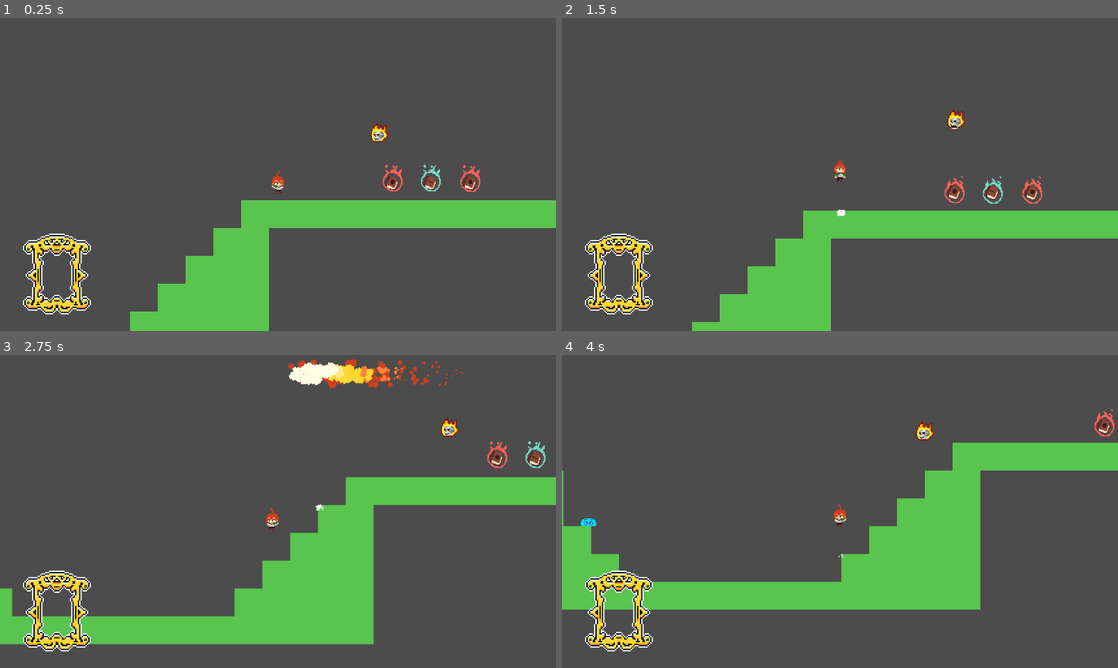
Above: before the commit, frames 1-4 (two rows, left to right).
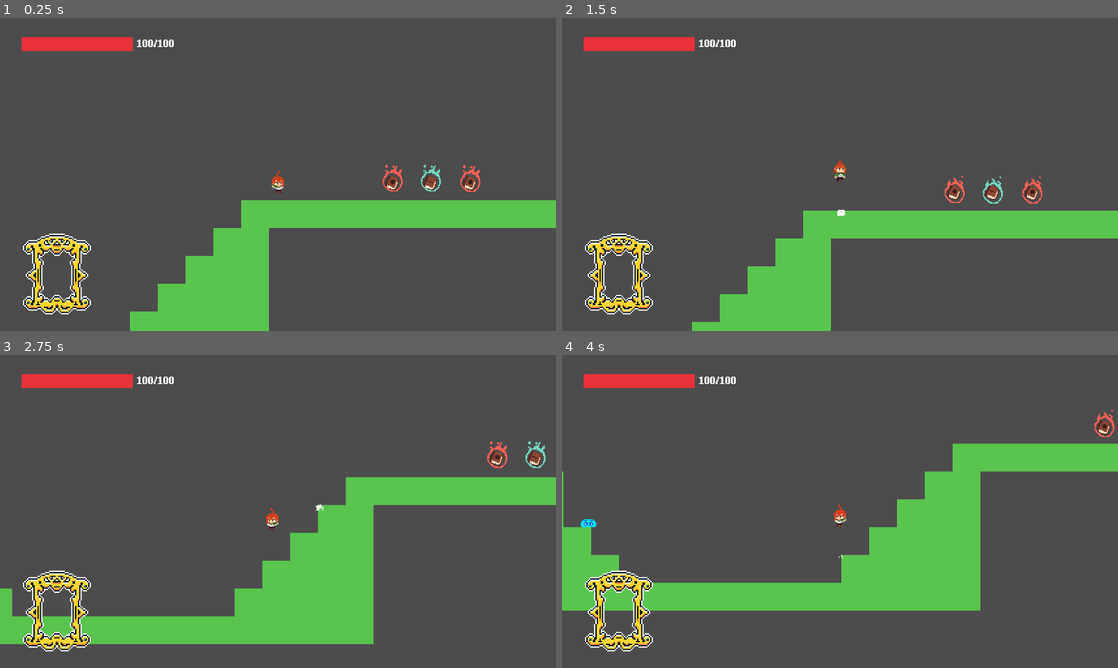
Above: after the commit, the same moments.

Repository: sethburch/Daynight
Game: Godot game, scene res://scenes/World.tscn
Same seed, same stepped clock (60 frames per second), same inputs: the game is played once before the commit and once after it.
Inputs (mouse positions are in pixels of both pictures, inside the frame that each line leads up to):
- Up to frame 1 (0.25 s): no input
- Up to frame 2 (1.5 s): move the mouse to (962, 158) at 0.52 s; hold Q (inventory_right) from 0.53 s (still down); tap E (cast) at 0.6 s; tap Space (jump) at 0.77, 0.8, 1.07, 1.35 s; move the mouse to (728, 190) at 1.27 s
- Up to frame 3 (2.75 s): tap Space (jump) at 1.52, 1.82, 2.3 s; tap E (cast) at 1.55, 2.1 s; move the mouse to (333, 442) at 2.02 s; release Q (inventory_right) at 2.03 s; hold A (move_left) from 2.03 s (still down)
- Up to frame 4 (4 s): move the mouse to (812, 574) at 2.77 s; release A (move_left) at 2.78 s; hold Q (inventory_right) from 2.78 s (still down); tap E (cast) at 2.85 s; tap Space (jump) at 3.02, 3.32, 3.6, 3.77 s; move the mouse to (1006, 558) at 3.52 s

The runs differ from the first frame. In frame 1, 1.2% of the frame differs, in the area x 3-70%, y 6-40%; in frame 2, 1.2%; in frame 3, 2.5%, in the area x 3-87%, y 1-27%; in frame 4, 2.2%.

Commit message:
health bar and damage numbers
damage numbers now show up and the player has a health bar

Diff:
--- /dev/null
+++ b/materials/DefaultFont.tres
@@ -0,0 +1,8 @@
+[gd_resource type="DynamicFont" load_steps=2 format=2]
+
+[ext_resource path="res://EquipmentPro.ttf" type="DynamicFontData" id=1]
+
+[resource]
+size = 30
+outline_color = Color( 0.0156863, 0.0823529, 0.156863, 1 )
+font_data = ExtResource( 1 )
--- a/materials/FireballPart.tres
+++ b/materials/FireballPart.tres
@@ -28,7 +28,7 @@
 emission_sphere_radius = 7.42
 flag_disable_z = true
 gravity = Vector3( 0, 0, 0 )
-angular_velocity = 1.0
+angular_velocity = 9.33196
 angular_velocity_random = 1.0
 orbit_velocity = 0.0
 orbit_velocity_random = 0.0
--- /dev/null
+++ b/scenes/DamageNum.gd
@@ -0,0 +1,27 @@
+extends Label
+
+var hit = null
+
+var damage_color = "#ffffff"
+export(Color) var player_color = Color("#ff6157")
+export(Color) var enemy_color = Color("#ffffff")
+
+func _ready():
+	if hit.is_in_group("Player"):
+		damage_color = player_color
+	else:
+		damage_color = enemy_color
+	$AnimationPlayer.play("damage")
+	$Tween.interpolate_property(
+		self, "rect_position",
+		rect_position,
+		Vector2(rect_position.x, rect_position.y-50),
+		2.0,
+		Tween.TRANS_BACK,
+		Tween.EASE_OUT,
+		0.0)
+	$Tween.start()
+	set("custom_colors/font_color", damage_color)
+
+func _on_AnimationPlayer_animation_finished(anim_name):
+	queue_free()
--- /dev/null
+++ b/scenes/DamageNum.tscn
@@ -0,0 +1,56 @@
+[gd_scene load_steps=5 format=2]
+
+[ext_resource path="res://EquipmentPro.ttf" type="DynamicFontData" id=1]
+[ext_resource path="res://scenes/DamageNum.gd" type="Script" id=2]
+
+[sub_resource type="DynamicFont" id=1]
+font_data = ExtResource( 1 )
+
+[sub_resource type="Animation" id=2]
+step = 0.05
+tracks/0/type = "value"
+tracks/0/path = NodePath(".:rect_scale")
+tracks/0/interp = 1
+tracks/0/loop_wrap = true
+tracks/0/imported = false
+tracks/0/enabled = true
+tracks/0/keys = {
+"times": PoolRealArray( 0, 0.05, 0.1, 0.15 ),
+"transitions": PoolRealArray( 1, 1, 1, 1 ),
+"update": 0,
+"values": [ Vector2( 0.1, 0.1 ), Vector2( 1, 1 ), Vector2( 1.5, 1.5 ), Vector2( 1, 1 ) ]
+}
+tracks/1/type = "value"
+tracks/1/path = NodePath(".:modulate")
+tracks/1/interp = 1
+tracks/1/loop_wrap = true
+tracks/1/imported = false
+tracks/1/enabled = true
+tracks/1/keys = {
+"times": PoolRealArray( 0, 0.25, 0.95 ),
+"transitions": PoolRealArray( 1, 1, 1 ),
+"update": 0,
+"values": [ Color( 1, 1, 1, 1 ), Color( 1, 1, 1, 1 ), Color( 1, 1, 1, 0 ) ]
+}
+
+[node name="DamageNum" type="Label"]
+margin_right = 21.0
+margin_bottom = 16.0
+grow_horizontal = 2
+rect_scale = Vector2( 0.1, 0.1 )
+rect_pivot_offset = Vector2( 10, 7.5 )
+size_flags_horizontal = 2
+custom_fonts/font = SubResource( 1 )
+custom_colors/font_color = Color( 1, 1, 1, 1 )
+custom_colors/font_color_shadow = Color( 0.0156863, 0.0823529, 0.156863, 1 )
+custom_constants/shadow_offset_x = 0
+custom_constants/shadow_offset_y = 1
+text = "100"
+align = 1
+script = ExtResource( 2 )
+
+[node name="AnimationPlayer" type="AnimationPlayer" parent="."]
+anims/damage = SubResource( 2 )
+
+[node name="Tween" type="Tween" parent="."]
+[connection signal="animation_finished" from="AnimationPlayer" to="." method="_on_AnimationPlayer_animation_finished"]
--- a/scenes/FireSkull.tscn
+++ b/scenes/FireSkull.tscn
@@ -45,12 +45,12 @@
 __meta__ = {
 "_edit_group_": true
 }
-health = 2
 
 [node name="FireSprite" type="AnimatedSprite" parent="."]
 use_parent_material = true
 frames = SubResource( 1 )
 animation = "Idle"
+frame = 2
 playing = true
 script = ExtResource( 6 )
 
--- a/scenes/GUI.tscn
+++ b/scenes/GUI.tscn
@@ -1,14 +1,26 @@
-[gd_scene load_steps=9 format=2]
+[gd_scene load_steps=13 format=2]
 
 [ext_resource path="res://scripts/GUI.gd" type="Script" id=1]
-[ext_resource path="res://EquipmentPro.ttf" type="DynamicFontData" id=2]
-[ext_resource path="res://sprites/window.png" type="Texture" id=3]
-[ext_resource path="res://sprites/tomes/default_aura.png" type="Texture" id=4]
+[ext_resource path="res://sprites/health_under.png" type="Texture" id=2]
+[ext_resource path="res://sprites/health_over.png" type="Texture" id=3]
+[ext_resource path="res://EquipmentPro.ttf" type="DynamicFontData" id=4]
+[ext_resource path="res://materials/DefaultFont.tres" type="DynamicFont" id=5]
+[ext_resource path="res://sprites/window.png" type="Texture" id=6]
+[ext_resource path="res://sprites/tomes/default_aura.png" type="Texture" id=7]
+
+[sub_resource type="DynamicFontData" id=5]
+antialiased = false
+font_path = "res://EquipmentPro.ttf"
+
+[sub_resource type="DynamicFont" id=6]
+size = 30
+outline_color = Color( 0.0156863, 0.0823529, 0.156863, 1 )
+font_data = SubResource( 5 )
 
 [sub_resource type="DynamicFont" id=1]
 size = 50
 outline_color = Color( 0.0156863, 0.0823529, 0.156863, 1 )
-font_data = ExtResource( 2 )
+font_data = ExtResource( 4 )
 
 [sub_resource type="Animation" id=2]
 resource_name = "alert_fade"
@@ -25,11 +37,6 @@
 "update": 0,
 "values": [ Color( 1, 1, 1, 0 ), Color( 1, 1, 1, 1 ), Color( 1, 1, 1, 1 ), Color( 1, 1, 1, 0 ) ]
 }
-
-[sub_resource type="DynamicFont" id=3]
-size = 30
-outline_color = Color( 0.0156863, 0.0823529, 0.156863, 1 )
-font_data = ExtResource( 2 )
 
 [sub_resource type="Animation" id=4]
 resource_name = "pickup_fade"
@@ -53,6 +60,26 @@
 margin_left = 1.16632
 margin_right = 1.16626
 script = ExtResource( 1 )
+
+[node name="Health" type="TextureProgress" parent="."]
+margin_left = 49.0
+margin_top = 44.0
+margin_right = 305.0
+margin_bottom = 84.0
+value = 100.0
+texture_under = ExtResource( 2 )
+texture_progress = ExtResource( 3 )
+
+[node name="HealthText" type="Label" parent="."]
+margin_left = 313.593
+margin_top = 43.903
+margin_right = 400.593
+margin_bottom = 74.903
+custom_fonts/font = SubResource( 6 )
+custom_colors/font_color_shadow = Color( 0.0156863, 0.0823529, 0.156863, 1 )
+custom_constants/shadow_offset_x = 0
+custom_constants/shadow_offset_y = 1
+text = "100/100"
 
 [node name="Alert" type="Label" parent="."]
 modulate = Color( 1, 1, 1, 0 )
@@ -85,7 +112,7 @@
 margin_right = 633.579
 margin_bottom = -0.00012207
 grow_horizontal = 2
-custom_fonts/font = SubResource( 3 )
+custom_fonts/font = ExtResource( 5 )
 custom_colors/font_color = Color( 0.74902, 0.764706, 0.776471, 1 )
 custom_colors/font_color_shadow = Color( 0.0156863, 0.0823529, 0.156863, 1 )
 custom_constants/shadow_offset_x = 0
--- a/scenes/Player.tscn
+++ b/scenes/Player.tscn
@@ -1,70 +1,71 @@
-[gd_scene load_steps=28 format=2]
+[gd_scene load_steps=29 format=2]
 
 [ext_resource path="res://scripts/Player.gd" type="Script" id=1]
-[ext_resource path="res://sprites/player/idle/idle00.png" type="Texture" id=2]
-[ext_resource path="res://sprites/player/idle/idle01.png" type="Texture" id=3]
-[ext_resource path="res://sprites/player/idle/idle02.png" type="Texture" id=4]
-[ext_resource path="res://sprites/player/jump/jump07.png" type="Texture" id=5]
-[ext_resource path="res://sprites/player/jump/jump00.png" type="Texture" id=6]
-[ext_resource path="res://sprites/player/jump/jump05.png" type="Texture" id=7]
-[ext_resource path="res://sprites/player/jump/jump06.png" type="Texture" id=8]
-[ext_resource path="res://sprites/player/jump/jump01.png" type="Texture" id=9]
-[ext_resource path="res://sprites/player/jump/jump02.png" type="Texture" id=10]
-[ext_resource path="res://sprites/player/move/run02.png" type="Texture" id=11]
-[ext_resource path="res://sprites/player/move/run03.png" type="Texture" id=12]
-[ext_resource path="res://sprites/player/move/run04.png" type="Texture" id=13]
-[ext_resource path="res://sprites/player/move/run05.png" type="Texture" id=14]
-[ext_resource path="res://sprites/player/move/run06.png" type="Texture" id=15]
-[ext_resource path="res://sprites/player/move/run07.png" type="Texture" id=16]
-[ext_resource path="res://sprites/player/move/run08.png" type="Texture" id=17]
-[ext_resource path="res://sprites/player/move/run09.png" type="Texture" id=18]
-[ext_resource path="res://sprites/player/move/run01.png" type="Texture" id=19]
-[ext_resource path="res://sprites/player/jump/jump03.png" type="Texture" id=20]
-[ext_resource path="res://sprites/player/jump/jump04.png" type="Texture" id=21]
-[ext_resource path="res://scripts/Camera2D.gd" type="Script" id=22]
-[ext_resource path="res://scripts/Inventory.gd" type="Script" id=23]
-[ext_resource path="res://scenes/GUI.tscn" type="PackedScene" id=24]
+[ext_resource path="res://scenes/Stats.gd" type="Script" id=2]
+[ext_resource path="res://sprites/player/idle/idle00.png" type="Texture" id=3]
+[ext_resource path="res://sprites/player/idle/idle01.png" type="Texture" id=4]
+[ext_resource path="res://sprites/player/idle/idle02.png" type="Texture" id=5]
+[ext_resource path="res://sprites/player/jump/jump07.png" type="Texture" id=6]
+[ext_resource path="res://sprites/player/jump/jump01.png" type="Texture" id=7]
+[ext_resource path="res://sprites/player/jump/jump02.png" type="Texture" id=8]
+[ext_resource path="res://sprites/player/jump/jump03.png" type="Texture" id=9]
+[ext_resource path="res://sprites/player/jump/jump04.png" type="Texture" id=10]
+[ext_resource path="res://sprites/player/move/run01.png" type="Texture" id=11]
+[ext_resource path="res://sprites/player/move/run02.png" type="Texture" id=12]
+[ext_resource path="res://sprites/player/move/run03.png" type="Texture" id=13]
+[ext_resource path="res://sprites/player/move/run04.png" type="Texture" id=14]
+[ext_resource path="res://sprites/player/move/run05.png" type="Texture" id=15]
+[ext_resource path="res://sprites/player/move/run06.png" type="Texture" id=16]
+[ext_resource path="res://sprites/player/move/run07.png" type="Texture" id=17]
+[ext_resource path="res://sprites/player/move/run08.png" type="Texture" id=18]
+[ext_resource path="res://sprites/player/move/run09.png" type="Texture" id=19]
+[ext_resource path="res://sprites/player/jump/jump00.png" type="Texture" id=20]
+[ext_resource path="res://sprites/player/jump/jump05.png" type="Texture" id=21]
+[ext_resource path="res://sprites/player/jump/jump06.png" type="Texture" id=22]
+[ext_resource path="res://scripts/Camera2D.gd" type="Script" id=23]
+[ext_resource path="res://scripts/Inventory.gd" type="Script" id=24]
+[ext_resource path="res://scenes/GUI.tscn" type="PackedScene" id=25]
 
 [sub_resource type="SpriteFrames" id=1]
 animations = [ {
-"frames": [ ExtResource( 2 ), ExtResource( 3 ), ExtResource( 4 ) ],
+"frames": [ ExtResource( 3 ), ExtResource( 4 ), ExtResource( 5 ) ],
 "loop": true,
 "name": "idle",
 "speed": 5.0
 }, {
-"frames": [ ExtResource( 5 ) ],
+"frames": [ ExtResource( 6 ) ],
 "loop": true,
 "name": "squash",
 "speed": 15.0
 }, {
-"frames": [ ExtResource( 6 ) ],
+"frames": [ ExtResource( 7 ), ExtResource( 8 ) ],
+"loop": true,
+"name": "jump_rise",
+"speed": 5.0
+}, {
+"frames": [ ExtResource( 9 ), ExtResource( 10 ) ],
+"loop": true,
+"name": "jump_peak",
+"speed": 5.0
+}, {
+"frames": [ ExtResource( 11 ) ],
+"loop": true,
+"name": "run_inital",
+"speed": 5.0
+}, {
+"frames": [ ExtResource( 12 ), ExtResource( 13 ), ExtResource( 14 ), ExtResource( 15 ), ExtResource( 16 ), ExtResource( 17 ), ExtResource( 18 ), ExtResource( 19 ) ],
+"loop": true,
+"name": "run",
+"speed": 10.0
+}, {
+"frames": [ ExtResource( 20 ) ],
 "loop": true,
 "name": "jump_inital",
 "speed": 5.0
 }, {
-"frames": [ ExtResource( 7 ), ExtResource( 8 ) ],
+"frames": [ ExtResource( 21 ), ExtResource( 22 ) ],
 "loop": true,
 "name": "jump_fall",
-"speed": 5.0
-}, {
-"frames": [ ExtResource( 9 ), ExtResource( 10 ) ],
-"loop": true,
-"name": "jump_rise",
-"speed": 5.0
-}, {
-"frames": [ ExtResource( 11 ), ExtResource( 12 ), ExtResource( 13 ), ExtResource( 14 ), ExtResource( 15 ), ExtResource( 16 ), ExtResource( 17 ), ExtResource( 18 ) ],
-"loop": true,
-"name": "run",
-"speed": 10.0
-}, {
-"frames": [ ExtResource( 19 ) ],
-"loop": true,
-"name": "run_inital",
-"speed": 5.0
-}, {
-"frames": [ ExtResource( 20 ), ExtResource( 21 ) ],
-"loop": true,
-"name": "jump_peak",
 "speed": 5.0
 } ]
 
@@ -76,6 +77,9 @@
 
 [node name="Player" type="KinematicBody2D"]
 script = ExtResource( 1 )
+
+[node name="Stats" type="Node2D" parent="."]
+script = ExtResource( 2 )
 
 [node name="Sprite" type="AnimatedSprite" parent="."]
 frames = SubResource( 1 )
@@ -108,6 +112,8 @@
 
 [node name="GUILayer" type="CanvasLayer" parent="."]
 
-[node name="GUI" parent="GUILayer" instance=ExtResource( 24 )]
+[node name="GUI" parent="GUILayer" instance=ExtResource( 25 )]
+
+[node name="Sound" type="AudioStreamPlayer" parent="."]
 [connection signal="animation_finished" from="Sprite" to="." method="_on_Sprite_animation_finished"]
 [connection signal="area_entered" from="Inventory" to="Inventory" method="_on_Inventory_area_entered"]
--- a/scenes/Slime.tscn
+++ b/scenes/Slime.tscn
@@ -7,10 +7,10 @@
 [ext_resource path="res://sprites/slime sprites/slime_2.png" type="Texture" id=5]
 [ext_resource path="res://sprites/slime sprites/slime_3.png" type="Texture" id=6]
 [ext_resource path="res://sprites/slime sprites/slime_eyes_for.png" type="Texture" id=7]
-[ext_resource path="res://sprites/slime sprites/slime_eyes_right.png" type="Texture" id=8]
-[ext_resource path="res://sprites/slime sprites/slime_eyes_up.png" type="Texture" id=9]
-[ext_resource path="res://sprites/slime sprites/slime_eyes_prejump.png" type="Texture" id=10]
-[ext_resource path="res://sprites/slime sprites/slime_eyes_down.png" type="Texture" id=11]
+[ext_resource path="res://sprites/slime sprites/slime_eyes_prejump.png" type="Texture" id=8]
+[ext_resource path="res://sprites/slime sprites/slime_eyes_right.png" type="Texture" id=9]
+[ext_resource path="res://sprites/slime sprites/slime_eyes_down.png" type="Texture" id=10]
+[ext_resource path="res://sprites/slime sprites/slime_eyes_up.png" type="Texture" id=11]
 [ext_resource path="res://scripts/EyesSprite.gd" type="Script" id=12]
 [ext_resource path="res://sprites/slime sprites/slime_brows_f_h.png" type="Texture" id=13]
 [ext_resource path="res://sprites/slime sprites/slime_brows_f_a.png" type="Texture" id=14]
@@ -32,14 +32,14 @@
 "name": "Prejump",
 "speed": 6.0
 }, {
+"frames": [ ExtResource( 2 ) ],
+"loop": true,
+"name": "Jump_fall",
+"speed": 5.0
+}, {
 "frames": [ ExtResource( 5 ) ],
 "loop": true,
 "name": "Jump_rise",
-"speed": 5.0
-}, {
-"frames": [ ExtResource( 2 ) ],
-"loop": true,
-"name": "Jump_fall",
 "speed": 5.0
 }, {
 "frames": [ ExtResource( 6 ), ExtResource( 4 ), ExtResource( 3 ), ExtResource( 2 ) ],
@@ -57,22 +57,22 @@
 }, {
 "frames": [ ExtResource( 8 ) ],
 "loop": true,
-"name": "LookSide",
+"name": "Prejump",
 "speed": 5.0
 }, {
 "frames": [ ExtResource( 9 ) ],
 "loop": true,
-"name": "LookUp",
+"name": "LookSide",
 "speed": 5.0
 }, {
 "frames": [ ExtResource( 10 ) ],
 "loop": true,
-"name": "Prejump",
+"name": "LookDown",
 "speed": 5.0
 }, {
 "frames": [ ExtResource( 11 ) ],
 "loop": true,
-"name": "LookDown",
+"name": "LookUp",
 "speed": 5.0
 } ]
 
@@ -107,6 +107,7 @@
 __meta__ = {
 "_edit_group_": true
 }
+health = 50
 
 [node name="BodySprite" type="AnimatedSprite" parent="."]
 use_parent_material = true
@@ -129,7 +130,6 @@
 script = ExtResource( 19 )
 
 [node name="CollisionShape2D" type="CollisionShape2D" parent="."]
-visible = false
 position = Vector2( 0, 1 )
 shape = SubResource( 4 )
 
--- a/scenes/Spell.tscn
+++ b/scenes/Spell.tscn
@@ -53,6 +53,7 @@
 collision_layer = 0
 collision_mask = 4
 script = ExtResource( 1 )
+DAMAGE = 30
 
 [node name="CollisionShape2D" type="CollisionShape2D" parent="."]
 shape = SubResource( 1 )
@@ -78,6 +79,7 @@
 texture = ExtResource( 3 )
 
 [node name="Sound" type="AudioStreamPlayer" parent="."]
+pause_mode = 2
 
 [node name="Hitbox" type="Area2D" parent="."]
 
--- a/scenes/SpellFire.tscn
+++ b/scenes/SpellFire.tscn
@@ -5,8 +5,5 @@
 
 [node name="SpellFire" instance=ExtResource( 1 )]
 script = ExtResource( 2 )
-MAX_FALL_SPEED = 10
-GRAVITY = 1
-ACCELERATION = 10
 MAX_SPEED = 400
 TRAVEL_TIME = 2
--- a/scenes/SpellIce.tscn
+++ b/scenes/SpellIce.tscn
@@ -92,10 +92,9 @@
 
 [node name="SpellIce" instance=ExtResource( 1 )]
 script = ExtResource( 2 )
-MAX_FALL_SPEED = 5
-GRAVITY = 1
-ACCELERATION = 5
 MAX_SPEED = 400
+SPEED = 4
+DAMAGE = 20
 shoot_sound = ExtResource( 3 )
 hit_sound = ExtResource( 4 )
 explosion_particle = ExtResource( 5 )
--- /dev/null
+++ b/scenes/Stats.gd
@@ -0,0 +1,4 @@
+extends Node2D
+
+func _ready():
+	pass
--- a/scenes/World.tscn
+++ b/scenes/World.tscn
@@ -38,7 +38,7 @@
 position = Vector2( 189.073, 465.316 )
 
 [node name="Fire Skull" parent="." instance=ExtResource( 4 )]
-position = Vector2( 757.2, 319.282 )
+position = Vector2( 1242.8, 307.703 )
 
 [node name="TileMap" type="TileMap" parent="."]
 tile_set = SubResource( 2 )
@@ -54,6 +54,7 @@
 }
 
 [node name="WorldSound" type="AudioStreamPlayer" parent="."]
+pause_mode = 2
 
 [node name="Tome3" parent="." instance=ExtResource( 6 )]
 position = Vector2( 871.533, 363.918 )
--- a/scripts/Enemy.gd
+++ b/scripts/Enemy.gd
@@ -7,6 +7,7 @@
 
 var death_particle = preload("../scenes/DeathParticle.tscn")
 var death_sound = preload("../sound/death_sound.wav")
+var damage_num = preload("../scenes/DamageNum.tscn")
 
 const MODIFIER_WEAK = 1.75
 const MODIFIER_RESIST = 0.25
@@ -14,7 +15,7 @@
 var part_angle = 0
 var motion = Vector2(0, 0)
 export(float) var KNOCKBACK_AMOUNT = 100
-export(int) var health = 3
+export(int) var health = 100
 
 var hit_time = 0
 const HIT_TIME = 15
@@ -23,8 +24,20 @@
 	add_to_group("Enemy")
 
 func damage(damage, knockback_dir, spell):
+	#do knockback
 	motion += knockback_dir * KNOCKBACK_AMOUNT
-	health -= damage * damage_modifier[spell]
+	#calculate damage including resistances/weaknesses
+	var damage_calculation = round(damage * damage_modifier[spell])
+
+	#create damage number. places it into world root so it doesnt stick to the enemy's local position
+	var _damage_num = damage_num.instance()
+	_damage_num.rect_position = position
+	_damage_num.text = str(damage_calculation)
+	_damage_num.hit = self
+	get_parent().add_child(_damage_num)
+
+	#do damage and create particles
+	health -= damage_calculation
 	hit_time = 0
 	part_angle = knockback_dir.angle()
 	modulate = Color(1, 0, 0, 1)
--- a/scripts/GUI.gd
+++ b/scripts/GUI.gd
@@ -19,3 +19,7 @@
 
 func set_aura_visible(visibility):
 	$CurrentAura.visible = visibility
+
+func set_health(health, max_health):
+	$Health.value = health
+	$HealthText.text = str(health) + "/" + str(max_health);
--- a/scripts/Inventory.gd
+++ b/scripts/Inventory.gd
@@ -20,6 +20,7 @@
 		get_node("..").get_parent().remove_child(area)
 
 func _process(delta):
+	update()
 	#cycles through inventory slots
 	if Input.is_action_just_pressed("inventory_right"):
 		inventory_index+=1
@@ -32,6 +33,9 @@
 			get_node("..").get_node("GUILayer/GUI").set_current_tome(current_tome.this_tome_sprite, current_tome.this_tome_color)
 			#show our current tome text
 			get_node("..").get_node("GUILayer/GUI").set_item_text(current_tome.tome_name)
+#			var sprite = current_tome.this_tome_sprite
+#			sprite.scale = Vector2(2, 2)
+#			Input.set_custom_mouse_cursor(sprite)
 
 	#when we first pick up a tome
 	if inventory.size() == 1:
@@ -39,3 +43,6 @@
 		get_node("..").get_node("GUILayer/GUI").set_aura_visible(true)
 		#set the tome texture and aura color on our GUI
 		get_node("..").get_node("GUILayer/GUI").set_current_tome(current_tome.this_tome_sprite, current_tome.this_tome_color)
+#		var sprite = current_tome.this_tome_sprite
+#		sprite = Vector2(2, 2)
+#		Input.set_custom_mouse_cursor(sprite)
--- a/scripts/Player.gd
+++ b/scripts/Player.gd
@@ -3,6 +3,7 @@
 
 const DUST_PARTICLE = preload("../scenes/DustParticle.tscn")
 const SPELL = preload("../scenes/Spell.tscn")
+var damage_num = preload("../scenes/DamageNum.tscn")
 
 const UP = Vector2(0, -1)
 const GRAVITY = Vector2(0, 900)
@@ -18,7 +19,7 @@
 const JUMP_FALLOFF_SPEED = .5
 const JUMP_BUFFER_MAX = 6
 
-export(int) var MAX_HEALTH = 3
+export(int) var MAX_HEALTH = 100
 var health = MAX_HEALTH
 
 var motion = Vector2()
@@ -34,6 +35,12 @@
 var haxis = 1
 var vaxis = 0
 var player_dir = haxis
+
+var hit_time = 0
+export(int) var i_frames = 60
+
+export(int) var CAST_SPEED = 60
+var cast_timer = 0
 
 func _ready():
 	add_to_group("Player")
@@ -156,16 +163,6 @@
 		$Sprite.play(anim)
 	$Sprite.flip_h = !facing_right
 
-	#cast a spell based on current tome in inventory
-	if $Inventory.current_tome != null:
-		if Input.is_action_just_pressed("cast"):
-			var this_spell = $Inventory.current_tome.current_school.instance()
-			this_spell.move = $Inventory.current_tome.current_movement
-			this_spell.position = $Cast.position + position
-			this_spell.dir = Vector2(player_dir, 0)
-			this_spell.spell_owner = self
-			get_node("..").add_child(this_spell)
-
 	#set cast position (ghetto but works)
 	if player_dir == -1 and sign($Cast.position.x) == 1:
 		$Cast.position.x *= -1
@@ -175,6 +172,27 @@
 	#kill player
 	if health <= 0:
 		get_tree().reload_current_scene()
+
+	if hit_time >= 0:
+		hit_time+=1
+		if hit_time > i_frames:
+			modulate = Color(1, 1, 1, 1)
+			hit_time = -1
+
+	cast_timer+=1
+	if cast_timer < CAST_SPEED:
+		return
+	#cast a spell based on current tome in inventory
+	if $Inventory.current_tome != null:
+		if Input.is_action_just_pressed("cast"):
+			cast_timer = 0
+			var this_spell = $Inventory.current_tome.current_school.instance()
+			this_spell.move = $Inventory.current_tome.current_movement
+			this_spell.position = $Cast.position + position
+			this_spell.dir = (get_global_mouse_position() - position).normalized()
+			#this_spell.dir = Vector2(player_dir, 0)
+			this_spell.spell_owner = self
+			get_node("..").add_child(this_spell)
 
 func _on_Sprite_animation_finished():
 	if $Sprite.animation == "squash":
@@ -188,6 +206,29 @@
 	dust_particle.position.x -= 2
 
 func damage(damage, knockback_dir):
-	print_debug("hurt player")
-	health -= damage
-	motion += knockback_dir * 50
+	if hit_time < i_frames and hit_time >= 0:
+		return
+	hit_time = 0
+	motion = Vector2(0, 0)
+	motion += knockback_dir * 100
+	modulate = Color(1, 0, 0, 1)
+
+	get_tree().paused = true
+	yield(get_tree().create_timer(0.1), 'timeout')
+	get_tree().paused = false
+
+	#calculate damage including resistances/weaknesses
+	var damage_calculation = round(damage)
+
+	#take damage
+	health -= damage_calculation
+
+	#update health bar
+	$GUILayer/GUI.set_health(health, MAX_HEALTH)
+
+	#create damage number. places it into world root so it doesnt stick to the enemy's local position
+	var _damage_num = damage_num.instance()
+	_damage_num.rect_position = position
+	_damage_num.text = str(damage_calculation)
+	_damage_num.hit = self
+	get_parent().add_child(_damage_num)
--- a/scripts/Spell.gd
+++ b/scripts/Spell.gd
@@ -9,15 +9,13 @@
 var MAX_BOUNCE = 3
 var dir := Vector2(0, 0)
 
-export var MAX_FALL_SPEED = 0
-export var GRAVITY = 0
-export var ACCELERATION = 0
-export var MAX_SPEED = 0
+export var MAX_SPEED = 10
 export var SPEED = 5
 export var TRAVEL_TIME = 5
 export var DESTROY_TIME = 2
-export var DAMAGE = 1
+export var DAMAGE = 20
 export var SIZE = 1
+export var CAST_SPEED = 60
 
 var move = 0
 var velocity := Vector2(0, 0)
@@ -75,7 +73,7 @@
 		MOVEMENT.MISSILE:
 			pass
 		MOVEMENT.ROCKET:
-			position.y -= 20
+			pass
 
 func _physics_process(delta):
 	match move:
@@ -86,9 +84,11 @@
 		MOVEMENT.BOUNCE:
 			velocity += Vector2(0, .5)
 		MOVEMENT.BURST:
+			velocity = dir
 			pass
 		MOVEMENT.MISSILE:
-			position = get_global_mouse_position()
+			velocity = (get_global_mouse_position() - position).normalized() * SPEED
+			pass
 		MOVEMENT.ROCKET:
 			velocity.y = sin(((2*3.14)/120) * position.x) * SPEED
 			velocity.x = dir.x * SPEED
@@ -97,6 +97,8 @@
 		collision = move_and_collide(velocity)
 		if collision and can_bounce:
 			_bounce(collision)
+		if collision:
+			_on_Spell_body_entered(collision)
 
 func _on_travel_time_timeout():
 	#the spell has travelled for too long
@@ -135,14 +137,27 @@
 	_start_destroy()
 
 func _bounce(col):
+	if !can_bounce:
+		return
+	if times_bounced >= MAX_BOUNCE:
+		return
+	$Sound.stream = shoot_sound
+	$Sound.pitch_scale = rand_range(0.9, 1.1)
+	$Sound.play()
+	times_bounced+=1
+	velocity = velocity.bounce(col.normal)
+
+#for detecting collisions with walls
+func _on_Spell_body_entered(collision):
+	var body = collision.get_collider()
+
 	if can_bounce and times_bounced < MAX_BOUNCE:
-		$Sound.stream = shoot_sound
-		$Sound.pitch_scale = rand_range(0.9, 1.1)
-		$Sound.play()
-		times_bounced+=1
-		velocity = velocity.bounce(col.normal)
 		return
 
+	if body is TileMap:
+		_spell_finish()
+
+#for detecting collisions with things other than walls and doing damage
 func _on_Hitbox_body_entered(body):
 	if spell_done:
 		return
@@ -150,14 +165,15 @@
 	if body == spell_owner:
 		return
 
+	if body is TileMap:
+		return
+
 	if body.is_in_group("Player"):
 		body.damage(DAMAGE, velocity)
 
 	if body.is_in_group("Enemy"):
 		body.damage(DAMAGE, velocity, type)
-
-	if can_bounce and times_bounced < MAX_BOUNCE:
-		return
+		times_bounced = MAX_BOUNCE
 
 	#the spell has hit a wall or enemy
 	if !spell_done:
Not shown, added: export_presets.cfg
Not shown: 2 places in scenes/GUI.tscn that only renumber resources
Not shown: 1 places in scenes/Player.tscn that only renumber resources
Binary file added: sprites/health_over.png
Not shown, added: sprites/health_over.png.import
Binary file added: sprites/health_under.png
Not shown, added: sprites/health_under.png.import
